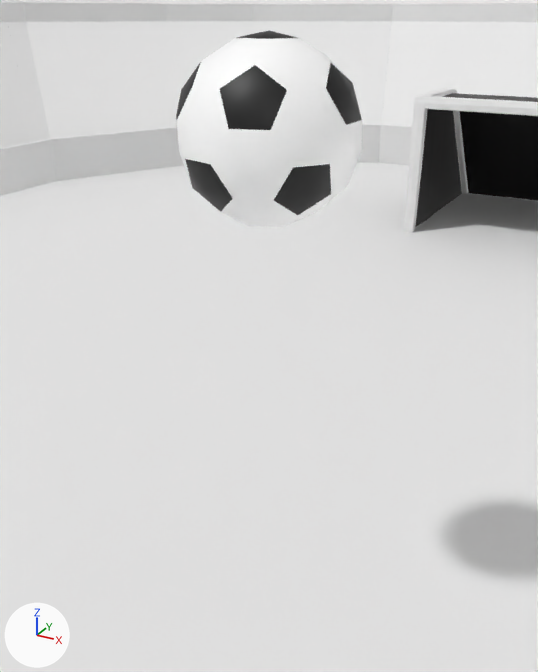
The Blender file media/trunk/tracks/soccer_field/soccer_field.blend, before and after one commit.
Before and after are seen from a 50 mm camera at (7.09, -13.21, 15.38) aimed at (0.33, -0.91, 9.23). The axes (+X, +Y, +Z) are drawn at lower left. The lights are the same throughout. The first picture is the older version.

Names of what the first picture shows: 'goal_structure_1', 'goal_web_2.001', 'ground', 'soccer_ball', 'stadium', 'stadium_structure'.
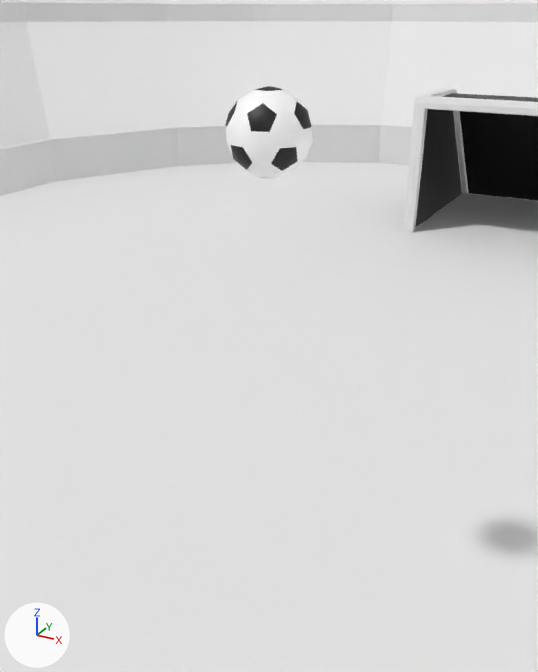
What differs and where, as boxes [x1, y1, x2, y2] in the pictures (538 x 672 px):
'soccer_ball', rescaled (52% narrower, 53% shorter)
    before: [176, 30, 362, 228]
    after: [225, 86, 313, 178]

Diff of the bpy script that builds the scene:
```diff
--- a/media/trunk/tracks/soccer_field/soccer_field.blend.py
+++ b/media/trunk/tracks/soccer_field/soccer_field.blend.py
@@ me_soccerball @@
 # used by ob_soccer_ball; location = (0.24, 0.0, 13.76)
-me_soccerball.from_pydata(...)  # 92 vertices, 180 faces; spans x -2.58..1.16, y -1.35..2.45, z -2.67..1.24
+me_soccerball.from_pydata(...)  # 92 vertices, 180 faces; spans x -0.88..0.88, y -0.89..0.89, z -0.92..0.92
+# me_soccerball part 1: the whole mesh is scaled about its middle by 0.47, then moved by (0.71, -0.55, 0.72)
 me_soccerball.materials.append(mat_soccer_ball_png)
@@ ob_soccer_ball @@
 ob_soccer_ball = bpy.data.objects.new('soccer_ball', me_soccerball)
-ob_soccer_ball.location = (0.24, 0.0, 13.76)
+ob_soccer_ball.location = (-0.47, 0.55, 13.04)
```
